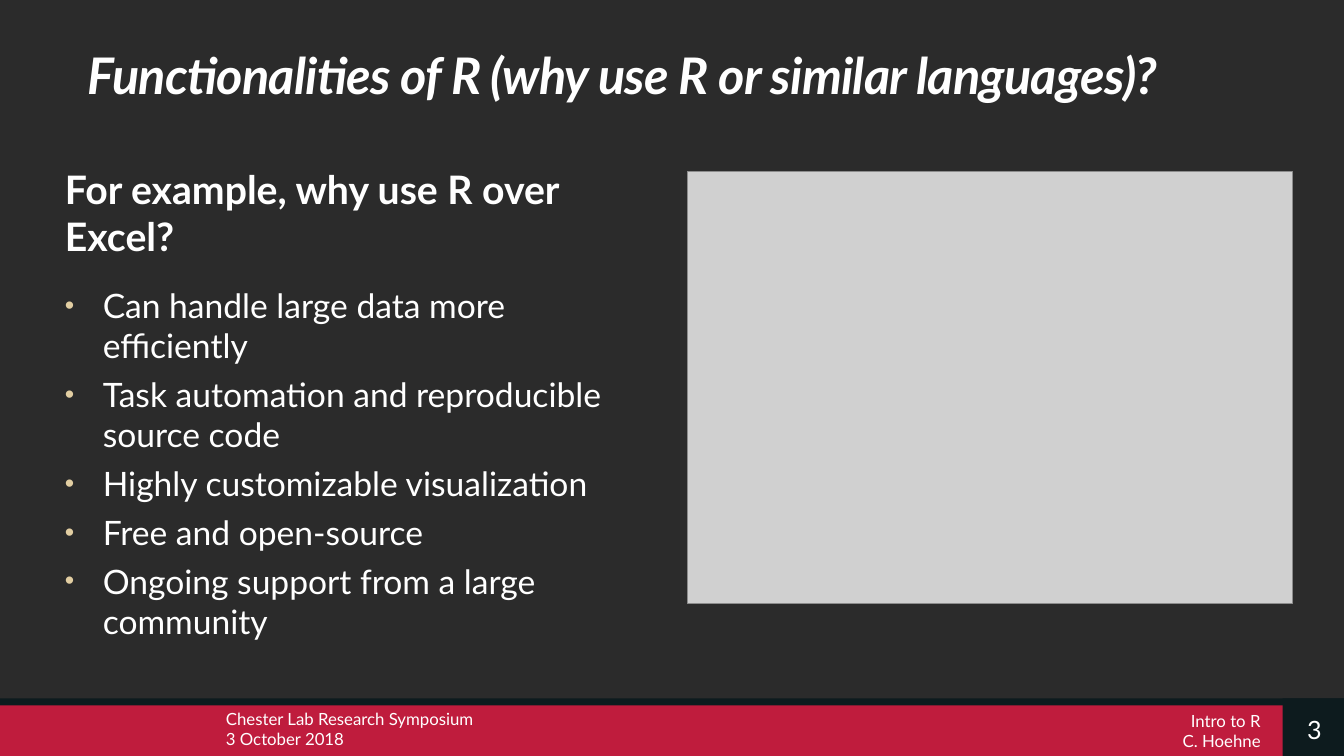
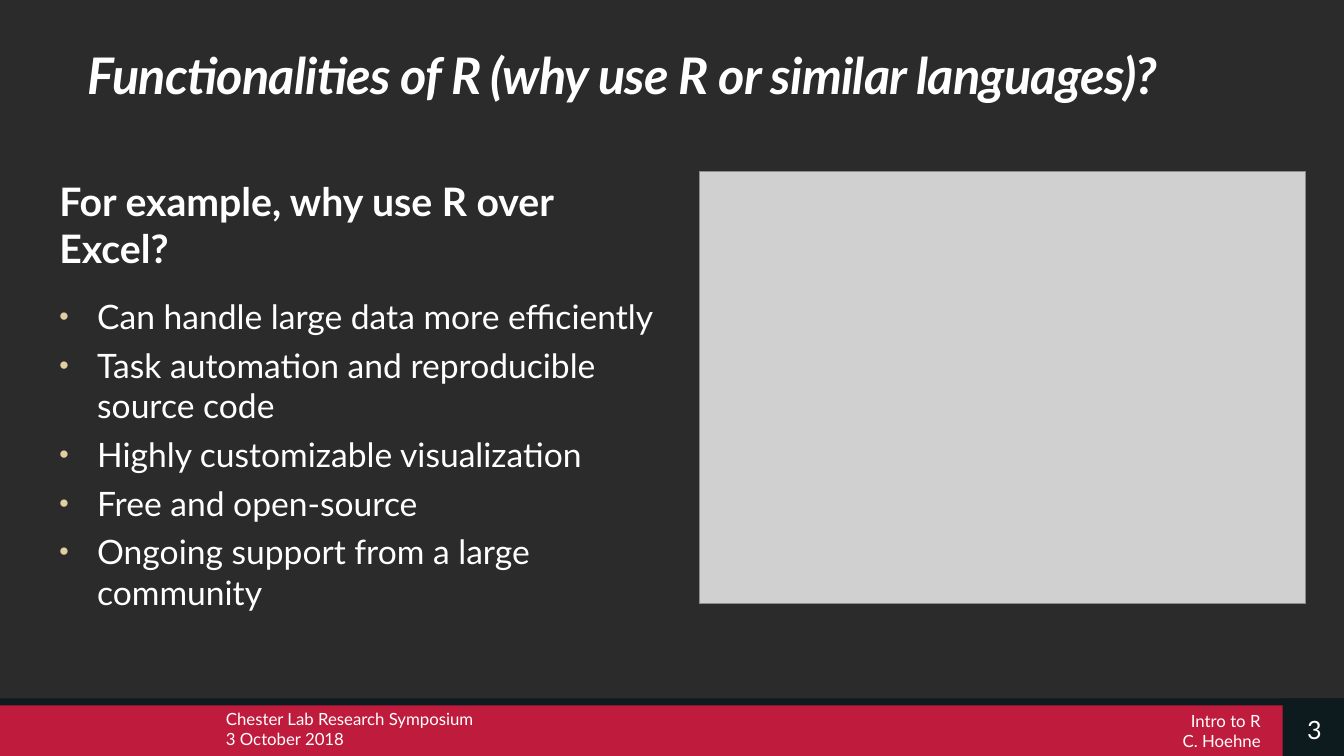
Before and after one commit to cghoehne/chester-lab-R-tutorial, a slide deck: slide 3 of intro-to-R.pptx. Drawn at 1344x756 pixels with LibreOffice and Linux fonts; fonts in the diff are those of the drawing; grey boxes stand for pictures; background and template pictures are left out; a plain dark background stands for a picture behind light text. Boxes give left, top, right and bottom in pixels: in the first picture for what was removed or moved away, otherwise in the second. Text is boxed around its words. In the diff, an @@ line names an element or a change of style, - is before the commit and + after.

```diff
--- a/intro-to-R.pptx
+++ b/intro-to-R.pptx
@@ text "For example, why use R ..." rewrapped from [65,175,601,600] to [59,187,653,570] @@
@@ picture: place and size @@
-picture at [688,171,1294,603]
+picture at [700,171,1306,603]
```
Also in this commit, not shown: 7 other slides changed, 1 other file.
